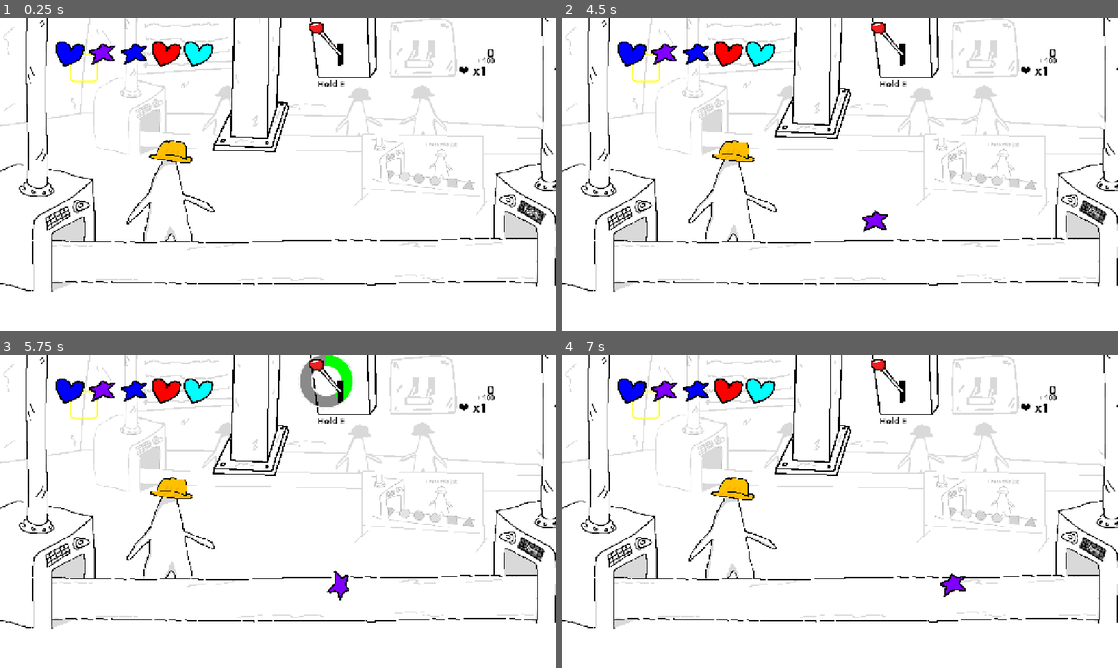
Above: before the commit, frames 1-4 (two rows, left to right).
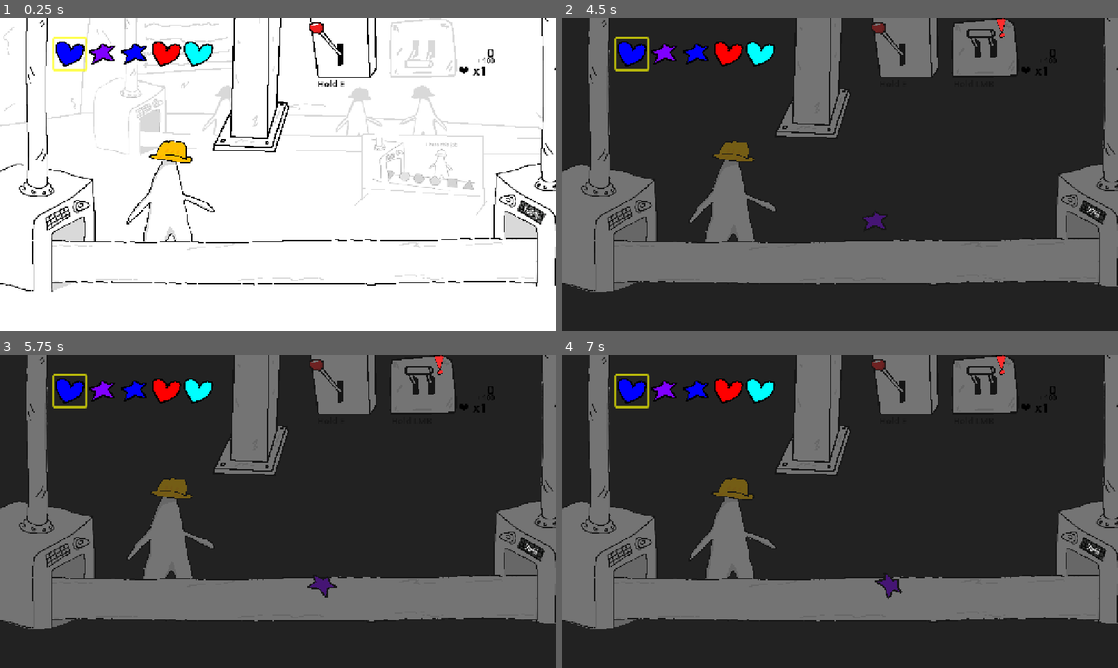
Above: after the commit, the same moments.

Repository: Kuatik/new-game-project
Game: Godot game, scene res://scenes/main.tscn
The game is run twice, just before and just after one commit, with the same random seed, the same clock (stepped at 60 frames per second) and the same inputs.
Inputs (mouse positions are in pixels of both pictures, inside the frame that each line leads up to):
- Up to frame 1 (0.25 s): no input
- Up to frame 2 (4.5 s): tap Enter (ui_accept) at 0.5, 0.77 s; move the mouse to (962, 158) at 0.52 s; hold E (lever_press) 0.53-1.25 s; click (962, 158) at 0.67 s; drag from (728, 190) to (834, 259) at 1.27 s; move the mouse to (895, 105) at 2.02 s; hold E (lever_press) 2.03-2.75 s; click (895, 105) at 2.17 s; drag from (812, 237) to (673, 127) at 2.77 s; drag from (567, 249) to (867, 174) at 3.52 s; drag from (673, 127) to (873, 187) at 4.27 s
- Up to frame 3 (5.75 s): move the mouse to (305, 511) at 5.02 s; hold E (lever_press) from 5.03 s (still down); click (305, 511) at 5.17 s
- Up to frame 4 (7 s): release E (lever_press) at 5.75 s; drag from (756, 433) to (728, 527) at 5.77 s; drag from (567, 586) to (834, 596) at 6.52 s

The runs differ from the first frame. In frame 1, 0.2% of the frame differs, in the area x 9-18%, y 6-21%; in frame 2, 96%; in frame 3, 96%; in frame 4, 96%, in the area x 0-100%, y 0-100%.

Commit message:
Add outline scene and update UI/menu
Add a reusable Outline scene (scenes/outline.tscn) and integrate it into the preview UI. scripts/main.gd preloads the OUTLINE resource, instantiates an Outline per preview, and switches the preview to return the container (previous panel-based framing/styling is commented out). Removed the inline Outline panel and StyleBox from scenes/shape.tscn and removed the exported outline from scripts/shape.gd (outline usage commented where necessary).

Also tightened spawn timings in scenes/main.tscn (min_delay 3.0->1.0, max_delay 10.0->5.0). Updated main_menu.tscn resource entries (cleaned uid line), added a power_outage1.wav ext_resource and an AudioStreamPlayer2D under Events/Lights to play it. Minor fixes to tick/outline node access in update_ui_sequence.

Diff:
--- a/scenes/main.tscn
+++ b/scenes/main.tscn
@@ -635,8 +635,8 @@
 grow_vertical = 2
 mouse_filter = 2
 script = ExtResource("20_gqmmt")
-min_delay = 3.0
-max_delay = 10.0
+min_delay = 1.0
+max_delay = 5.0
 
 [node name="Lights" type="Control" parent="Events" unique_id=1230435991 node_paths=PackedStringArray("spawn_timer")]
 layout_mode = 1
--- a/scenes/main_menu.tscn
+++ b/scenes/main_menu.tscn
@@ -25,6 +25,7 @@
 [ext_resource type="Texture2D" uid="uid://cpnkhreqirwi6" path="res://assets/allat_of_things/Znak.png" id="21_wadof"]
 [ext_resource type="Script" uid="uid://gpe2s2i40q8v" path="res://scripts/events/electricity_crash.gd" id="22_b4jiv"]
 [ext_resource type="Texture2D" uid="uid://b7el8acjpeh8x" path="res://assets/allat_of_things/Smoke.png" id="23_68b7m"]
+[ext_resource type="AudioStream" uid="uid://cvn1ka08p0tm1" path="res://assets/sound_effects/power_outage1.wav" id="24_6h3lr"]
 [ext_resource type="Shader" uid="uid://bkkw0bc24krjm" path="res://scenes/main.gdshader" id="24_vanrq"]
 [ext_resource type="Texture2D" uid="uid://p6wptg0cskrm" path="res://assets/allat_of_things/Lampochka.png" id="25_ybca7"]
 [ext_resource type="Texture2D" uid="uid://bw351il12g0k5" path="res://assets/allat_of_things/Znak3d.png" id="26_k5xsf"]
@@ -629,8 +630,6 @@
 grow_vertical = 2
 mouse_filter = 2
 script = ExtResource("17_qw82i")
-min_delay = 5.0
-max_delay = 10.0
 
 [node name="Lights" type="Control" parent="Events" unique_id=1134938590 node_paths=PackedStringArray("spawn_timer")]
 layout_mode = 1
@@ -714,6 +713,9 @@
 texture_progress = ExtResource("17_engjn")
 tint_under = Color(0, 0, 0, 0.45490196)
 tint_progress = Color(0, 0.9989807, 0, 1)
+
+[node name="Audio" type="AudioStreamPlayer2D" parent="Events/Lights" unique_id=127453286]
+stream = ExtResource("24_6h3lr")
 
 [node name="ElectricityCrash" type="Control" parent="Events" unique_id=1969804793]
 layout_mode = 1
--- /dev/null
+++ b/scenes/outline.tscn
@@ -0,0 +1,30 @@
+[gd_scene format=3 uid="uid://m6u5b2ikg5tu"]
+
+[sub_resource type="StyleBoxFlat" id="StyleBoxFlat_p6bdw"]
+bg_color = Color(0.6, 0.6, 0.6, 0)
+border_width_left = 5
+border_width_top = 5
+border_width_right = 5
+border_width_bottom = 5
+border_color = Color(1, 1, 0, 0.6901961)
+corner_radius_top_left = 5
+corner_radius_top_right = 5
+corner_radius_bottom_right = 5
+corner_radius_bottom_left = 5
+
+[node name="Outline" type="Panel" unique_id=1106266744]
+z_index = 12
+custom_minimum_size = Vector2(80, 80)
+anchors_preset = 8
+anchor_left = 0.5
+anchor_top = 0.5
+anchor_right = 0.5
+anchor_bottom = 0.5
+offset_left = -50.0
+offset_top = -50.0
+offset_right = 50.0
+offset_bottom = 50.0
+grow_horizontal = 2
+grow_vertical = 2
+mouse_filter = 2
+theme_override_styles/panel = SubResource("StyleBoxFlat_p6bdw")
--- a/scenes/shape.tscn
+++ b/scenes/shape.tscn
@@ -32,21 +32,8 @@
 [sub_resource type="CircleShape2D" id="CircleShape2D_nodf0"]
 radius = 34.0147
 
-[sub_resource type="StyleBoxFlat" id="StyleBoxFlat_p6bdw"]
-bg_color = Color(0.6, 0.6, 0.6, 0)
-border_width_left = 2
-border_width_top = 2
-border_width_right = 2
-border_width_bottom = 2
-border_color = Color(0, 1, 0, 0.6901961)
-corner_radius_top_left = 5
-corner_radius_top_right = 5
-corner_radius_bottom_right = 5
-corner_radius_bottom_left = 5
-
-[node name="shape" type="RigidBody2D" unique_id=529246718 node_paths=PackedStringArray("outline")]
+[node name="shape" type="RigidBody2D" unique_id=529246718]
 script = ExtResource("1_2qewn")
-outline = NodePath("Outline")
 
 [node name="FireAnim" type="AnimatedSprite2D" parent="." unique_id=637530053]
 sprite_frames = SubResource("SpriteFrames_hxx72")
@@ -89,22 +76,6 @@
 [node name="CollisionShape2D" type="CollisionShape2D" parent="DraggableArea" unique_id=45531630]
 shape = SubResource("CircleShape2D_nodf0")
 
-[node name="Outline" type="Panel" parent="." unique_id=230460443]
-visible = false
-anchors_preset = 8
-anchor_left = 0.5
-anchor_top = 0.5
-anchor_right = 0.5
-anchor_bottom = 0.5
-offset_left = -34.5
-offset_top = -34.0
-offset_right = 34.5
-offset_bottom = 34.0
-grow_horizontal = 2
-grow_vertical = 2
-mouse_filter = 2
-theme_override_styles/panel = SubResource("StyleBoxFlat_p6bdw")
-
 [connection signal="screen_exited" from="VisibleOnScreenNotifier2D" to="." method="_on_visible_on_screen_notifier_2d_screen_exited"]
 [connection signal="input_event" from="DraggableArea" to="." method="_on_draggable_area_input_event"]
 [connection signal="mouse_entered" from="DraggableArea" to="." method="_on_draggable_area_mouse_entered"]
--- a/scripts/main.gd
+++ b/scripts/main.gd
@@ -18,6 +18,7 @@
 
 const SHAPE_SCENE = preload("res://scenes/shape.tscn")
 const TICK_SCENE = preload("res://scenes/tick.tscn")
+const OUTLINE = preload("uid://m6u5b2ikg5tu")
 
 
 var all_combinations: Array[String] = [] # Все возможные комбинации спавна
@@ -121,7 +122,11 @@
 		var icon = create_preview_icon(shape_name, color_name, is_current)
 		ui_sequence.add_child(icon)
 		if i < current_index:
-			icon.get_node("Container/Tick").visible = true
+			#icon.get_node("Container/Tick").visible = true
+			icon.get_node("Tick").visible = true
+		if i == current_index:
+			icon.get_node("Outline").visible = true
+			print("i == current_index")
 
 
 #func mark_ui_sequence():
@@ -137,10 +142,14 @@
 	var tick = TICK_SCENE.instantiate()
 	tick.visible = false
 	tick.name = "Tick"
+	var outline = OUTLINE.instantiate()
+	outline.visible = false
+	outline.name = "Outline"
 	# Контейнер для анимации
 	var container = CenterContainer.new()
 	container.name = "Container"
 	container.custom_minimum_size = Vector2(64, 64)
+	container.use_top_left = true
 
 	# Создаём AnimatedSprite2D для показа формы
 	var anim_sprite = AnimatedSprite2D.new()
@@ -166,40 +175,43 @@
 
 	container.add_child(anim_sprite)
 	container.add_child(tick)
-
-	var panel = Panel.new()
+	container.add_child(outline)
+	#if is_current:
+		#outline.visible = true
+	#var panel = Panel.new()
+	#var panel = outline
+	##panel.custom_minimum_size = Vector2(64, 64)
 	#panel.custom_minimum_size = Vector2(64, 64)
-	panel.custom_minimum_size = Vector2(64, 64)
-	panel.add_child(container)
-	panel.set_anchors_and_offsets_preset(Control.PRESET_CENTER)
-	#panel.anchor_bottom = 0.5
-	#panel.offset_bottom = 34.0
-	#panel.offset_top = 134.0
-
-	# Стиль для рамки (или её отсутствия)
-	var style = StyleBoxFlat.new()
-	if is_current:
-		style.border_width_left = 3
-		style.border_width_right = 3
-		style.border_width_top = 3
-		style.border_width_bottom = 3
-		style.border_color = Color.YELLOW
-		style.corner_radius_top_left = 8
-		style.corner_radius_top_right = 8
-		style.corner_radius_bottom_left = 8
-		style.corner_radius_bottom_right = 8
-
-	else:
-		# Невидимая рамка (толщина 0)
-		style.border_width_left = 0
-		style.border_width_right = 0
-		style.border_width_top = 0
-		style.border_width_bottom = 0
-	style.bg_color = Color.TRANSPARENT
-	panel.add_theme_stylebox_override("panel", style)
-
-	#return container
-	return panel
+	#panel.add_child(container)
+	#panel.set_anchors_and_offsets_preset(Control.PRESET_CENTER)
+	##panel.anchor_bottom = 0.5
+	##panel.offset_bottom = 34.0
+	##panel.offset_top = 134.0
+	#
+	## Стиль для рамки (или её отсутствия)
+	#var style = StyleBoxFlat.new()
+	#if is_current:
+		#style.border_width_left = 3
+		#style.border_width_right = 3
+		#style.border_width_top = 3
+		#style.border_width_bottom = 3
+		#style.border_color = Color.YELLOW
+		#style.corner_radius_top_left = 8
+		#style.corner_radius_top_right = 8
+		#style.corner_radius_bottom_left = 8
+		#style.corner_radius_bottom_right = 8
+		#
+	#else:
+		## Невидимая рамка (толщина 0)
+		#style.border_width_left = 0
+		#style.border_width_right = 0
+		#style.border_width_top = 0
+		#style.border_width_bottom = 0
+	#style.bg_color = Color.TRANSPARENT
+	#panel.add_theme_stylebox_override("panel", style)
+
+	return container
+	#return panel
 
 func create_temp_sprite_frames() -> SpriteFrames:
 	# Экстренный вариант – создаёт пустые анимации. Лучше так не делать, настройте preview_sprite_frames.
--- a/scripts/shape.gd
+++ b/scripts/shape.gd
@@ -16,7 +16,7 @@
 @onready var animated_sprite: AnimatedSprite2D = $AnimatedSprite2D
 @onready var fire_anim: AnimatedSprite2D = $FireAnim
 
-@export var outline: Panel
+
 
 
 var dragging: bool = false
@@ -34,12 +34,12 @@
 	"Purple": Color(0.5, 0, 1),
 	"Cyan": Color(0, 1, 1)
 }
-
+#
 func _ready():
 	disable_all_collisions()
 	fire_anim.visible = false
 	circle_collision.disabled = false
-	outline.hide()
+	#outline.hide()
 	var anim_name = shape_type.to_lower()
 	if animated_sprite.sprite_frames.has_animation(anim_name):
 		animated_sprite.animation = anim_name
Not shown: 1 places in scenes/main_menu.tscn that only renumber resources
